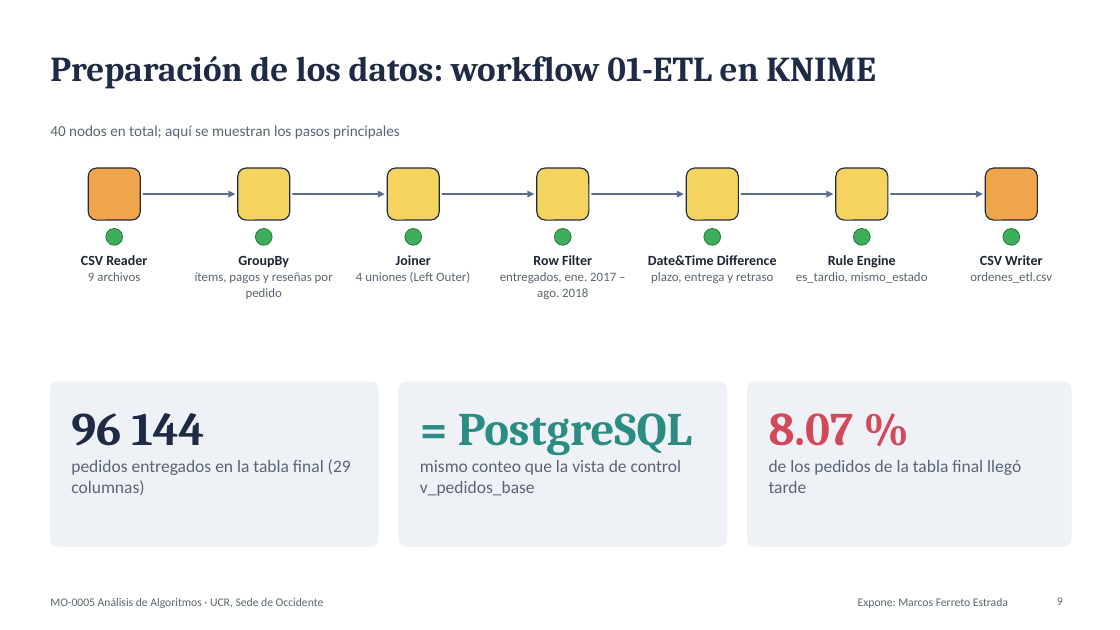
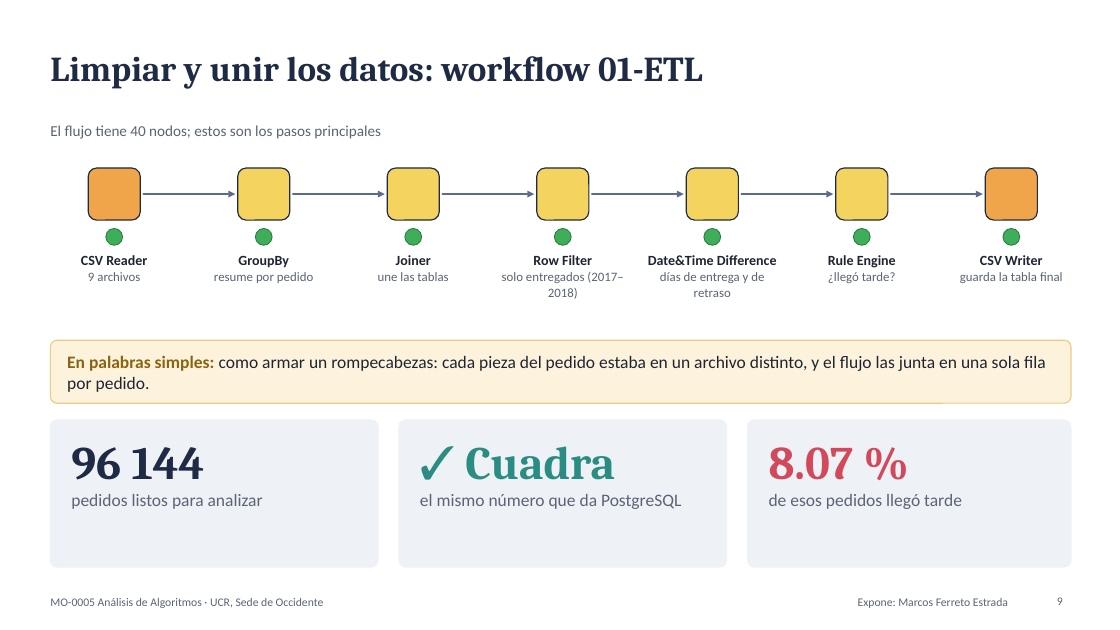
Before and after one commit to FerretoDev/mo0005-ecommerce-ml, a slide deck: slide 9 of presentacion/presentacion.pptx. Drawn at 1120x630 pixels with LibreOffice and Linux fonts; fonts in the diff are those of the drawing. Boxes give left, top, right and bottom in pixels: in the first picture for what was removed or moved away, otherwise in the second. Text is boxed around its words. In the diff, an @@ line names an element or a change of style, - is before the commit and + after.

```diff
--- a/presentacion/presentacion.pptx
+++ b/presentacion/presentacion.pptx
@@ title at [50,56,703,88]: text changed @@
-Preparación de los datos: workflow 01-ETL en KNIME
+Limpiar y unir los datos: workflow 01-ETL
@@ text at [50,125,381,139]: text changed @@
-40 nodos en total; aquí se muestran los pasos principales
+El flujo tiene 40 nodos; estos son los pasos principales
@@ text at [214,272,313,283]: text changed @@
-ítems, pagos y reseñas por pedido
+resume por pedido
@@ text at [378,272,448,281]: text changed @@
-4 uniones (Left Outer)
+une las tablas
@@ text at [502,272,623,299]: text changed @@
-entregados, ene. 2017 – ago. 2018
+solo entregados (2017–2018)
@@ text at [660,272,764,297]: text changed @@
-plazo, entrega y retraso
+días de entrega y de retraso
@@ text at [828,272,896,283]: text changed @@
-es_tardio, mismo_estado
+¿llegó tarde?
@@ text at [960,272,1063,283]: text changed @@
-ordenes_etl.csv
+guarda la tabla final
@@ rounded rectangle added at [50,340,1071,403], fill #FDF3DC, outline #EBCB85 1 pt @@
@@ text added at [67,355,1046,392], 15 pt, text #1F2433 @@
+En palabras simples: como armar un rompecabezas: cada pieza del pedido estaba en un archivo distinto, y el flujo las junta en una sola fila por pedido.
@@ text removed at [420,413,692,496] @@
-= PostgreSQL
-mismo conteo que la vista de control v_pedidos_base
@@ rounded rectangle: place and size @@
-rounded rectangle at [399,382,727,546]
+rounded rectangle at [50,420,378,567]
@@ text "96 144": place and size @@
-text "96 144" at [71,413,351,495]
+text "96 144" at [71,447,263,509]
@@ rounded rectangle: place and size @@
-rounded rectangle at [748,382,1071,546]
+rounded rectangle at [399,420,727,567]
@@ text added at [420,446,681,509], 15 pt, text #5B6475 @@
+✓ Cuadra
+el mismo número que da PostgreSQL
@@ proportions changed in 3 elements at [50,420,378,567], [399,420,727,567], [748,420,1071,567] @@
@@ rounded rectangle: place and size @@
-rounded rectangle at [50,382,378,546]
+rounded rectangle at [748,420,1071,567]
@@ text "8.07 %": place and size @@
-text "8.07 %" at [769,413,1021,493]
+text "8.07 %" at [769,447,962,509]
@@ text at [71,494,263,509]: text changed @@
-pedidos entregados en la tabla final (29 columnas)
+pedidos listos para analizar
@@ text at [769,494,962,509]: text changed @@
-de los pedidos de la tabla final llegó tarde
+de esos pedidos llegó tarde
```
Also in this commit, not shown: 21 other slides changed, 1 slide added, 1 slide removed, 2 other files.
